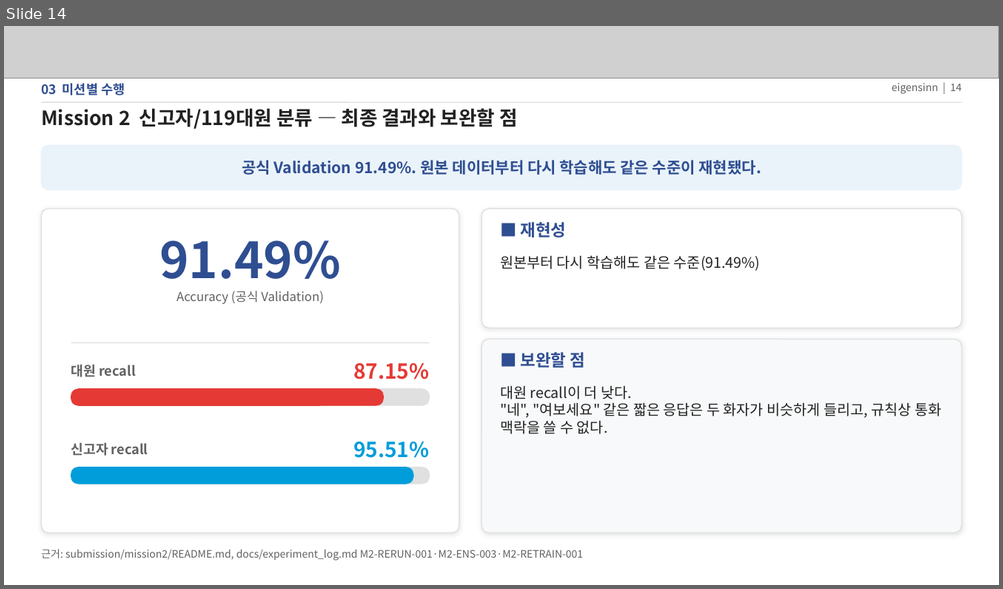
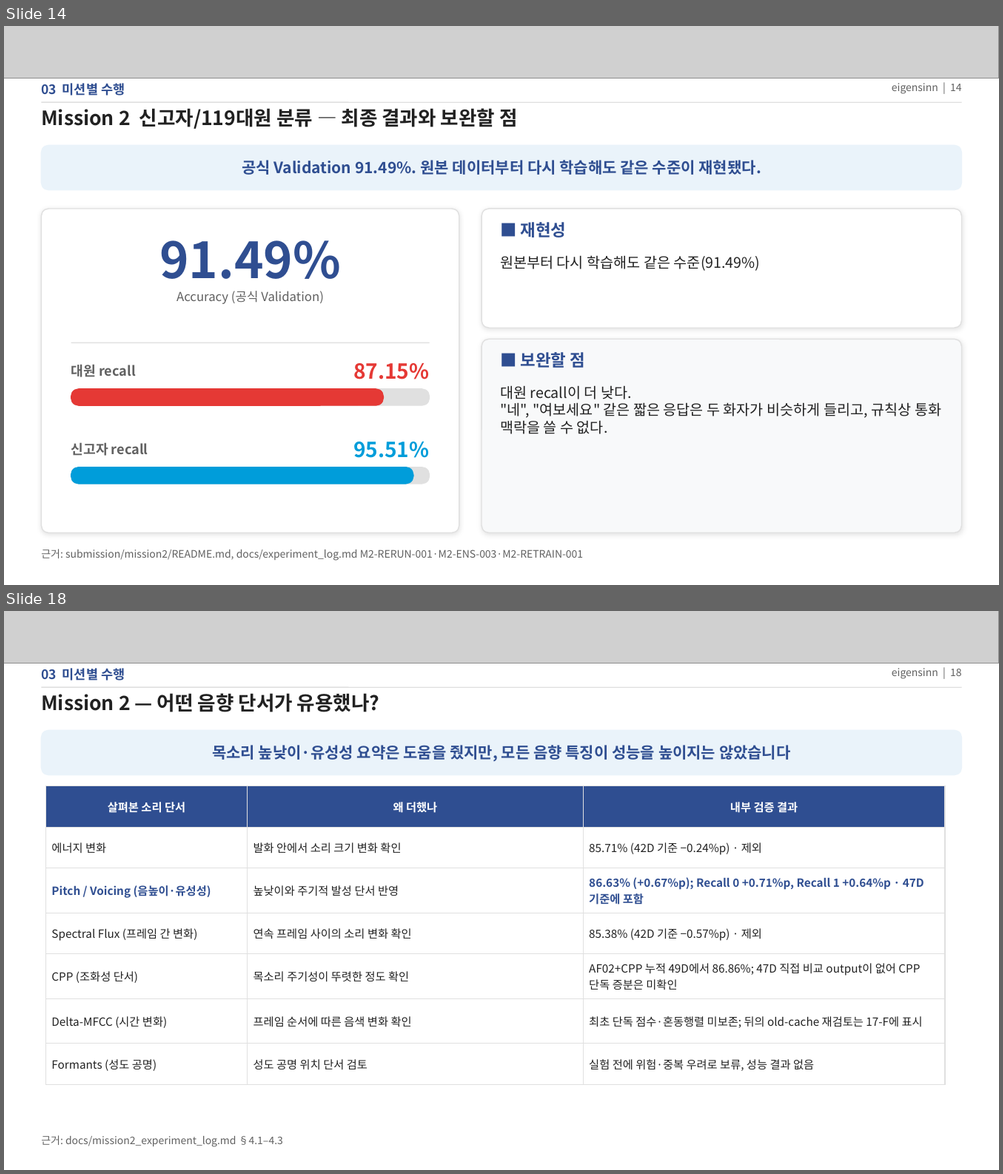
Before and after one commit to eigensinn-dcc2026/prelim, a slide deck: ppt/DCC2026_예선_결과정리.pptx. Shown one above the other, each under a label of ours: slide 14 before the commit, slides 14 and 18 after it; the slides between them are not shown. The pictures are 1003x589 and 1003x1174 pixels, drawn with LibreOffice and Linux fonts; fonts in the diff are those of the drawing; grey boxes stand for pictures. Boxes give left, top, right and bottom in pixels: in the first picture for what was removed or moved away, otherwise in the second. Text is boxed around its words. In the diff, an @@ line names an element or a change of style, - is before the commit and + after.

Commit message:
docs: 예선 결과 PPT 최신 통합본 반영

```diff
--- a/ppt/DCC2026_예선_결과정리.pptx
+++ b/ppt/DCC2026_예선_결과정리.pptx
@@ slide 18 added at (4, 611, 999, 1170), background #FFFFFF @@
@@ picture added at (4, 611, 999, 664) @@
@@ text added at (41, 668, 125, 681), 12.5 pt, text #2F4E91, bold @@
+03 미션별 수행
@@ text added at (891, 668, 962, 679), 10 pt, text #616161 @@
+eigensinn | 18
@@ line added from (41, 687) to (962, 687), #E0E0E0 1 pt @@
@@ text added at (41, 693, 379, 712), 19 pt, text #212121, bold @@
+Mission 2 — 어떤 음향 단서가 유용했나?
@@ rounded rectangle added at (41, 730, 962, 775), fill #EAF3FA, outline #EAF3FA 1 pt @@
@@ text added at (212, 745, 791, 761), 15 pt, text #2F4E91, bold @@
+목소리 높낮이·유성성 요약은 도움을 줬지만, 모든 음향 특징이 성능을 높이지는 않았습니다
@@ table added at (45, 786, 945, 1074), 7 rows, 3 columns @@
+살펴본 소리 단서 | 왜 더했나 | 내부 검증 결과
+에너지 변화 | 발화 안에서 소리 크기 변화 확인 | 85.71% (42D 기준 −0.24%p) · 제외
+Pitch / Voicing (음높이·유성성) | 높낮이와 주기적 발성 단서 반영 | 86.63% (+0.67%p); Recall 0 +0.71%p, Recall 1 +0.64%p · 47D 기준에 포함
+Spectral Flux (프레임 간 변화) | 연속 프레임 사이의 소리 변화 확인 | 85.38% (42D 기준 −0.57%p) · 제외
+CPP (조화성 단서) | 목소리 주기성이 뚜렷한 정도 확인 | AF02+CPP 누적 49D에서 86.86%; 47D 직접 비교 output이 없어 CPP 단독 증분은 미확인
+Delta-MFCC (시간 변화) | 프레임 순서에 따른 음색 변화 확인 | 최초 단독 점수·혼동행렬 미보존; 뒤의 old-cache 재검토는 17-F에 표시
+Formants (성도 공명) | 성도 공명 위치 단서 검토 | 실험 전에 위험·중복 우려로 보류, 성능 결과 없음
@@ text added at (41, 1136, 283, 1147), 10 pt, text #616161 @@
+근거: docs/mission2_experiment_log.md §4.1–4.3
```
Also in this commit, not shown: 9 slides changed, 13 other slides added.
